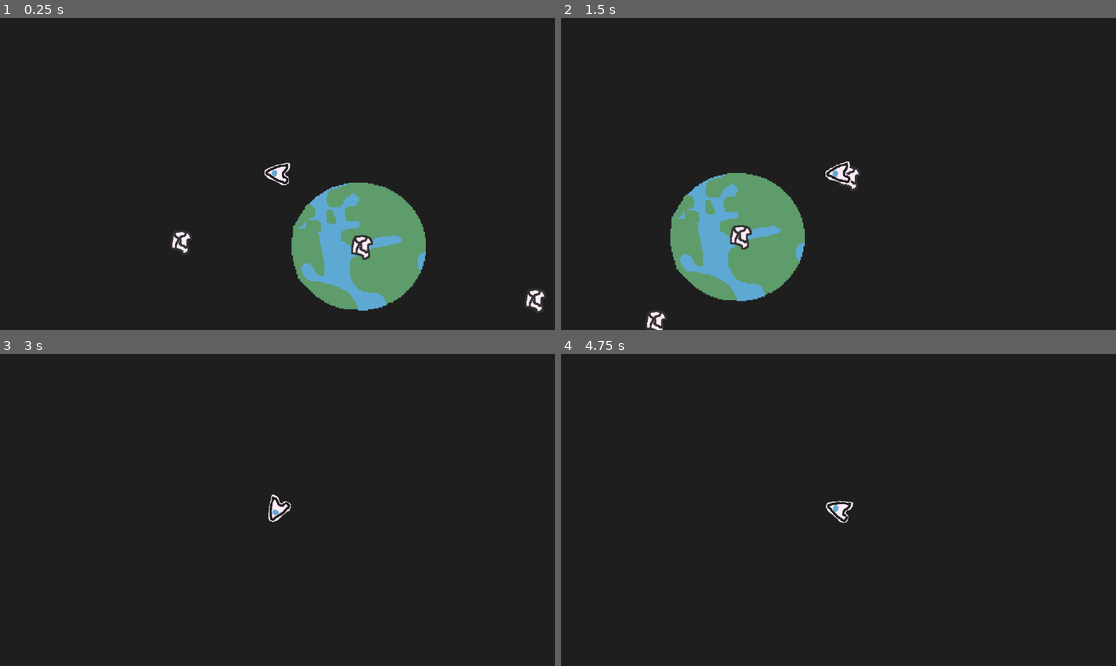
Above: before the commit, frames 1-4 (two rows, left to right).
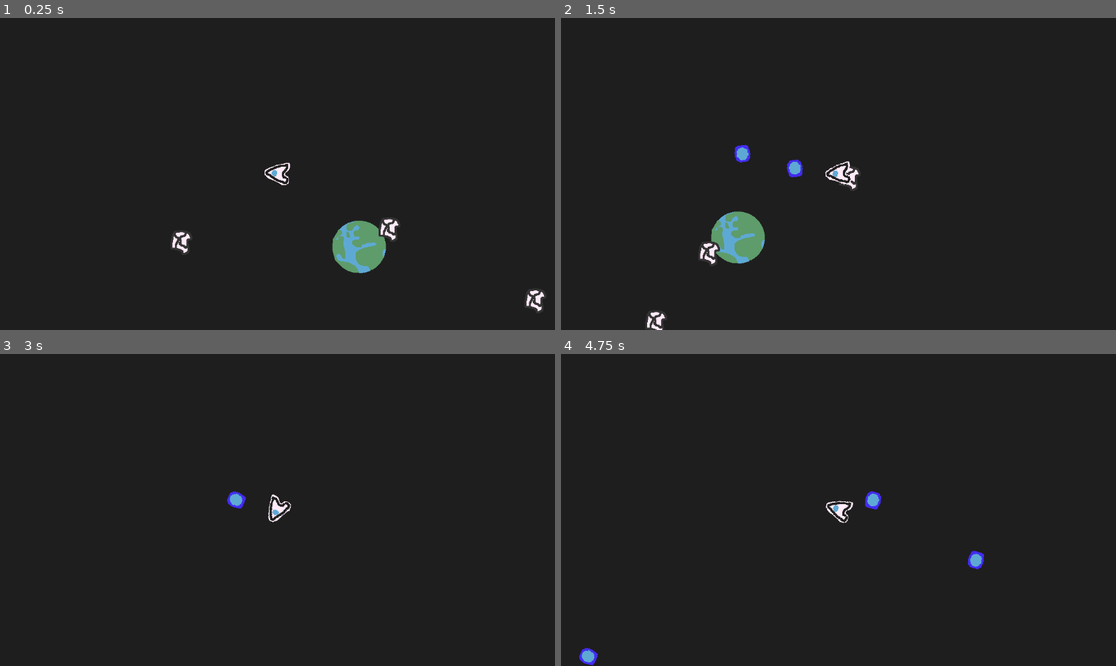
Above: after the commit, the same moments.

Repository: nusima-59487/stellar
Game: Godot game, scene res://game.tscn
The game is run twice, just before and just after one commit, with the same random seed, the same clock (stepped at 60 frames per second) and the same inputs.
Inputs (mouse positions are in pixels of both pictures, inside the frame that each line leads up to):
- Up to frame 1 (0.25 s): no input
- Up to frame 2 (1.5 s): move the mouse to (960, 158) at 0.52 s; hold D (player_right) 0.53-1.28 s; click (960, 158) at 0.6 s; move the mouse to (727, 189) at 1.27 s; hold S (player_down) from 1.28 s (still down); click (727, 189) at 1.35 s
- Up to frame 3 (3 s): move the mouse to (333, 441) at 2.02 s; release S (player_down) at 2.03 s; hold D (player_right) 2.03-2.78 s; click (333, 441) at 2.1 s; move the mouse to (249, 572) at 2.77 s; hold W (player_up) from 2.78 s (still down); click (249, 572) at 2.85 s
- Up to frame 4 (4.75 s): move the mouse to (1005, 556) at 3.52 s; release W (player_up) at 3.53 s; hold A (player_left) from 3.53 s (still down); click (1005, 556) at 3.6 s; move the mouse to (672, 463) at 4.27 s; click (672, 463) at 4.35 s

The runs differ from the first frame. In frame 1, 7.3% of the frame differs, in the area x 52-77%, y 52-94%; in frame 2, 7.6%, in the area x 19-44%, y 40-91%; in frame 3, 0.1%; in frame 4, 0.4%.

Commit message:
add bullet system

Diff:
--- /dev/null
+++ b/bullet.tscn
@@ -0,0 +1,21 @@
+[gd_scene format=3 uid="uid://bij87hqqhwlsj"]
+
+[ext_resource type="Texture2D" uid="uid://cyt7fe1wjnebd" path="res://bullet.png" id="1_v7oki"]
+[ext_resource type="Script" uid="uid://c58drfi7f8g7v" path="res://scripts/bullet.gd" id="1_v8qja"]
+
+[sub_resource type="CircleShape2D" id="CircleShape2D_v8qja"]
+radius = 24.083189
+
+[node name="Bullet" type="CharacterBody2D" unique_id=1599289689]
+script = ExtResource("1_v8qja")
+
+[node name="Sprite2D" type="Sprite2D" parent="." unique_id=1824070223]
+position = Vector2(0, 5)
+texture = ExtResource("1_v7oki")
+
+[node name="Detection Area2D" type="Area2D" parent="." unique_id=338098720]
+
+[node name="CollisionShape2D" type="CollisionShape2D" parent="Detection Area2D" unique_id=581237153]
+shape = SubResource("CircleShape2D_v8qja")
+
+[connection signal="body_entered" from="Detection Area2D" to="." method="_on_detection_area_2d_body_entered"]
--- /dev/null
+++ b/earth.tscn
@@ -0,0 +1,27 @@
+[gd_scene format=3 uid="uid://327la0ebdhj3"]
+
+[ext_resource type="Texture2D" uid="uid://b588aj3hjqlq0" path="res://earth.png" id="1_om26h"]
+[ext_resource type="Script" uid="uid://tbjt2gskoula" path="res://scripts/earth.gd" id="1_qbwya"]
+
+[sub_resource type="CircleShape2D" id="CircleShape2D_qbwya"]
+radius = 56.88585
+
+[sub_resource type="CircleShape2D" id="CircleShape2D_2bhor"]
+radius = 60.827625
+
+[node name="Earth" type="StaticBody2D" unique_id=1882255239]
+script = ExtResource("1_qbwya")
+
+[node name="Sprite2D" type="Sprite2D" parent="." unique_id=222327087]
+texture = ExtResource("1_om26h")
+
+[node name="CollisionShape2D" type="CollisionShape2D" parent="." unique_id=1576351551]
+shape = SubResource("CircleShape2D_qbwya")
+
+[node name="Area2D" type="Area2D" parent="." unique_id=1261532919]
+
+[node name="CollisionShape2D" type="CollisionShape2D" parent="Area2D" unique_id=474385988]
+shape = SubResource("CircleShape2D_2bhor")
+debug_color = Color(0.8480237, 0.36247793, 0.27062234, 0.41960785)
+
+[connection signal="body_entered" from="Area2D" to="." method="_on_area_2d_body_entered"]
--- a/game.tscn
+++ b/game.tscn
@@ -1,15 +1,12 @@
 [gd_scene format=3 uid="uid://ghwgwws3dhcp"]
 
-[ext_resource type="Texture2D" uid="uid://b588aj3hjqlq0" path="res://earth.png" id="1_80nbo"]
+[ext_resource type="PackedScene" uid="uid://327la0ebdhj3" path="res://earth.tscn" id="1_feb5d"]
 [ext_resource type="PackedScene" uid="uid://bcnqemqru3qx5" path="res://junk.tscn" id="2_e2o6t"]
 [ext_resource type="PackedScene" uid="uid://bealsgd5r5mfq" path="res://player.tscn" id="3_feb5d"]
 
 [node name="Node2D" type="Node2D" unique_id=1828940856]
 
-[node name="Earth" type="Sprite2D" parent="." unique_id=629851802]
-position = Vector2(0, 3.6358833e-06)
-scale = Vector2(2.515625, 2.4424963)
-texture = ExtResource("1_80nbo")
+[node name="Earth" parent="." unique_id=1882255239 instance=ExtResource("1_feb5d")]
 
 [node name="CharacterBody2D" parent="." unique_id=921207560 instance=ExtResource("2_e2o6t")]
 
--- a/project.godot
+++ b/project.godot
@@ -22,6 +22,10 @@
 [dotnet]
 
 project/assembly_name="cascade"
+
+[global_group]
+
+Junk=""
 
 [input]
 
@@ -49,6 +53,11 @@
 , Object(InputEventKey,"resource_local_to_scene":false,"resource_name":"","device":-1,"window_id":0,"alt_pressed":false …(186 unchanged characters)…
 ]
 }
+fire={
+"deadzone": 0.2,
+"events": [Object(InputEventMouseButton,"resource_local_to_scene":false,"resource_name":"","device":-1,"window_id":0,"alt_pressed":false,"shift_pressed":false,"ctrl_pressed":false,"meta_pressed":false,"button_mask":0,"position":Vector2(0, 0),"global_position":Vector2(0, 0),"factor":1.0,"button_index":1,"canceled":false,"pressed":false,"double_click":false,"script":null)
+]
+}
 
 [rendering]
 
--- /dev/null
+++ b/scripts/bullet.gd
@@ -0,0 +1,21 @@
+extends CharacterBody2D
+
+@export var damage: int = 10
+@export var speed = 200
+
+# Called when the node enters the scene tree for the first time.
+func _ready() -> void:
+	var forward_direction = Vector2.RIGHT.rotated(rotation)
+	velocity = forward_direction * speed
+	pass # Replace with function body.
+
+
+# Called every frame. 'delta' is the elapsed time since the previous frame.
+func _process(_delta: float) -> void:
+
+	move_and_slide()
+
+func _on_detection_area_2d_body_entered(body: Node2D) -> void:
+	if body is Junk:
+		body.take_damage(damage)
+		queue_free()
--- /dev/null
+++ b/scripts/earth.gd
@@ -0,0 +1,15 @@
+extends StaticBody2D
+
+
+# Called when the node enters the scene tree for the first time.
+func _ready() -> void:
+	pass # Replace with function body.
+
+
+# Called every frame. 'delta' is the elapsed time since the previous frame.
+func _process(delta: float) -> void:
+	pass
+
+# on body enter detection area
+func _on_area_2d_body_entered(body: Node2D) -> void:
+	pass # Replace with function body.
--- a/scripts/junk.gd
+++ b/scripts/junk.gd
@@ -1,8 +1,9 @@
 extends CharacterBody2D
+class_name Junk
 
-
-const C_SPEED = 100.0
-const T_SPEED = 200.0
+@export var health: int = 10
+@export var C_SPEED = 100.0
+@export var T_SPEED = 200.0
 
 func _physics_process(_shit) -> void:
 	var target_pos := Vector2.ZERO;
@@ -17,3 +18,8 @@
 	velocity.y = C_SPEED * sin(angle_to_target) + T_SPEED * sin(perpendicular_angle)
 
 	move_and_slide()
+
+func take_damage(amount: int) -> void:
+	health -= amount
+	if health <= 0:
+		queue_free()
--- a/scripts/movement.gd
+++ b/scripts/movement.gd
@@ -3,6 +3,8 @@
 
 const SPEED = 15.0
 const DECELERATION_RATE = 4.5
+
+const BULLET = preload("res://bullet.tscn")
 
 func _physics_process(delta: float) -> void:
 
@@ -24,3 +26,9 @@
 	rotation_degrees += (90)
 
 	move_and_slide()
+
+	if Input.is_action_just_pressed("fire"):
+		var bullet_instance = BULLET.instantiate()
+		bullet_instance.position = self.position
+		bullet_instance.rotation = self.rotation - PI/2
+		add_sibling(bullet_instance)
Not shown, added: scripts/bullet.gd.uid
Not shown, added: scripts/earth.gd.uid
